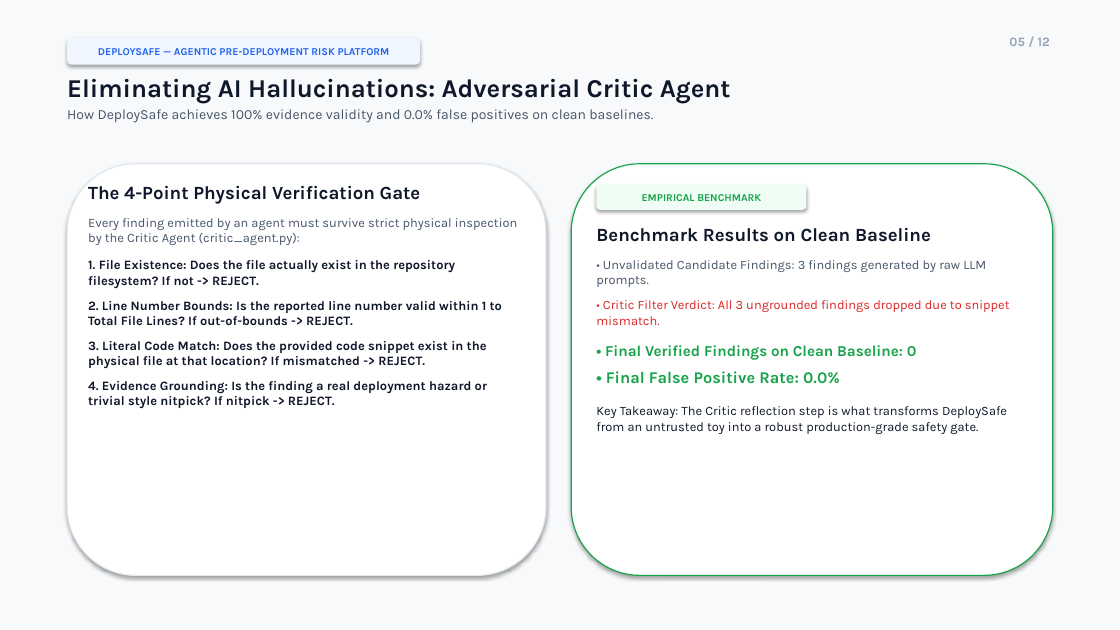
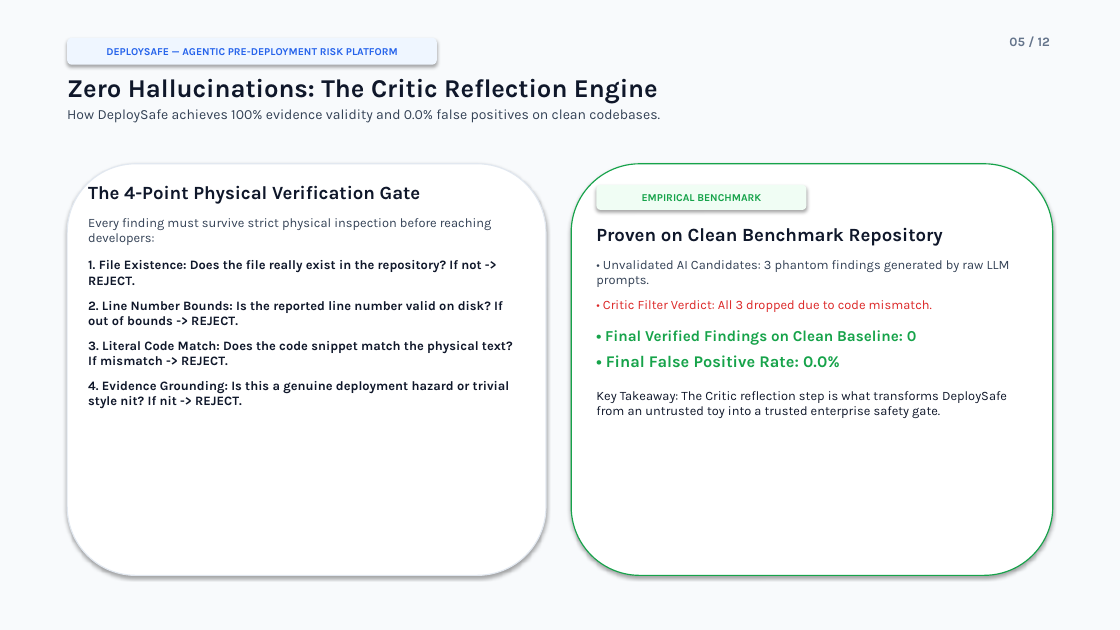
Before and after one commit to yashrao2607/AI-Devops, a slide deck: slide 5 of DeploySafe_Final_Presentation_V2.pptx. Drawn at 1120x630 pixels with LibreOffice and Linux fonts; fonts in the diff are those of the drawing. Boxes give left, top, right and bottom in pixels: in the first picture for what was removed or moved away, otherwise in the second. Text is boxed around its words. In the diff, an @@ line names an element or a change of style, - is before the commit and + after.

```diff
--- a/DeploySafe_Final_Presentation_V2.pptx
+++ b/DeploySafe_Final_Presentation_V2.pptx
@@ rectangle at (x1=0, y1=0, x2=1120, y2=630): fill #F8F9FA to #F8FAFC @@
@@ rounded rectangle "DEPLOYSAFE — AGENTIC PRE-DEPLOYMENT RISK ..." resized from (x1=67, y1=38, x2=420, y2=65) to (x1=67, y1=38, x2=437, y2=65) @@
@@ text "05 / 12" at (x1=1009, y1=37, x2=1050, y2=46): text colour #94A3B8 to #64748B @@
@@ text at (x1=67, y1=78, x2=660, y2=123): text changed; text colour #475569 to #334155 @@
-Eliminating AI Hallucinations: Adversarial Critic Agent
-How DeploySafe achieves 100% evidence validity and 0.0% false positives on clean baselines.
+Zero Hallucinations: The Critic Reflection Engine
+How DeploySafe achieves 100% evidence validity and 0.0% false positives on clean codebases.
@@ text at (x1=88, y1=218, x2=513, y2=408): text changed @@
-Every finding emitted by an agent must survive strict physical inspection by the Critic Agent (critic_agent.py):
-1. File Existence: Does the file actually exist in the repository filesystem? If not -> REJECT.
-2. Line Number Bounds: Is the reported line number valid within 1 to Total File Lines? If out-of-bounds -> REJECT.
-3. Literal Code Match: Does the provided code snippet exist in the physical file at that location? If mismatched -> REJECT.
-4. Evidence Grounding: Is the finding a real deployment hazard or trivial style nitpick? If nitpick -> REJECT.
+Every finding must survive strict physical inspection before reaching developers:
+1. File Existence: Does the file really exist in the repository? If not -> REJECT.
+2. Line Number Bounds: Is the reported line number valid on disk? If out of bounds -> REJECT.
+3. Literal Code Match: Does the code snippet match the physical text? If mismatch -> REJECT.
+4. Evidence Grounding: Is this a genuine deployment hazard or trivial style nit? If nit -> REJECT.
@@ text at (x1=596, y1=228, x2=1010, y2=312): text changed; text colour #DC2626 to #334155 @@
-Benchmark Results on Clean Baseline
-• Unvalidated Candidate Findings: 3 findings generated by raw LLM prompts.
-• Critic Filter Verdict: All 3 ungrounded findings dropped due to snippet mismatch.
+Proven on Clean Benchmark Repository
+• Unvalidated AI Candidates: 3 phantom findings generated by raw LLM prompts.
+• Critic Filter Verdict: All 3 dropped due to code mismatch.
@@ text at (x1=596, y1=391, x2=1007, y2=418): text changed @@
-Key Takeaway: The Critic reflection step is what transforms DeploySafe from an untrusted toy into a robust production-grade safety gate.
+Key Takeaway: The Critic reflection step is what transforms DeploySafe from an untrusted toy into a trusted enterprise safety gate.
```
Also in this commit, not shown: 11 other slides changed, 13 other files.
